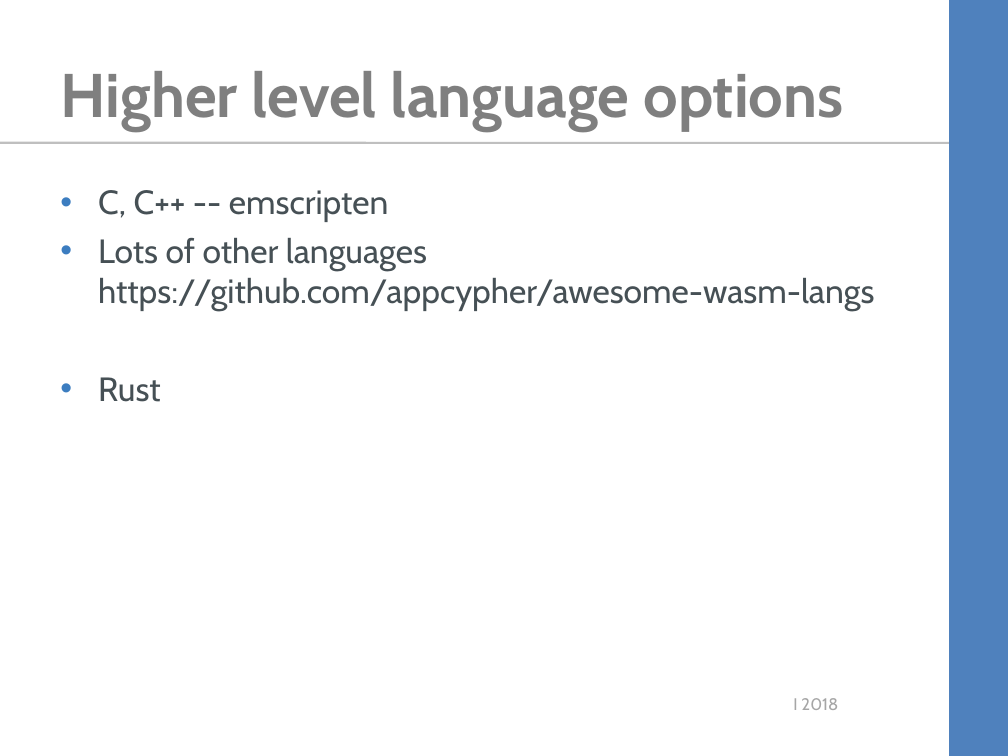
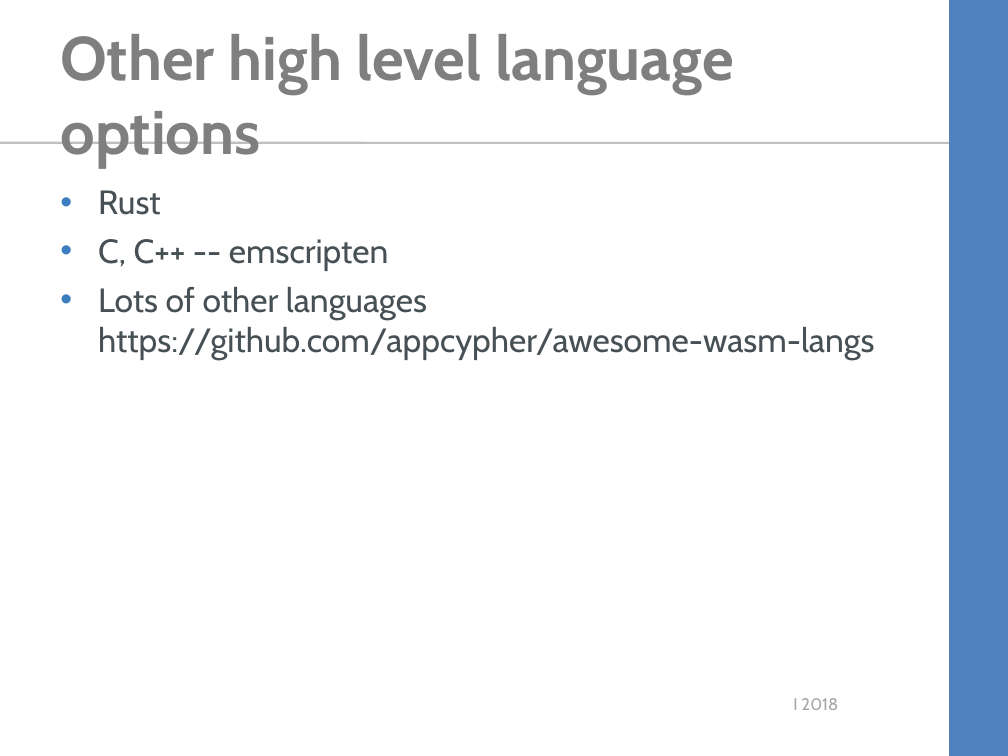
Before and after one commit to kimtuck/WebAssembly, a slide deck: slide 13 of webassembly.ppt (slide 12 before the commit). Drawn at 1008x756 pixels with LibreOffice and Linux fonts; fonts in the diff are those of the drawing; background and template pictures are left out. Boxes give left, top, right and bottom in pixels: in the first picture for what was removed or moved away, otherwise in the second. Text is boxed around its words. In the diff, an @@ line names an element or a change of style, - is before the commit and + after.

```diff
--- a/webassembly.ppt
+++ b/webassembly.ppt
@@ title at (x1=60, y1=34, x2=734, y2=168): text changed @@
-Higher level language options
+Other high level language options
@@ text at (x1=98, y1=190, x2=161, y2=215): paragraph added @@
+• Rust
@@ text at (x1=98, y1=377, x2=161, y2=402): paragraph removed @@
-• Rust
```
Also in this commit, not shown: 6 other slides changed, 5 slides added, 1 slide removed, 6 other files.
